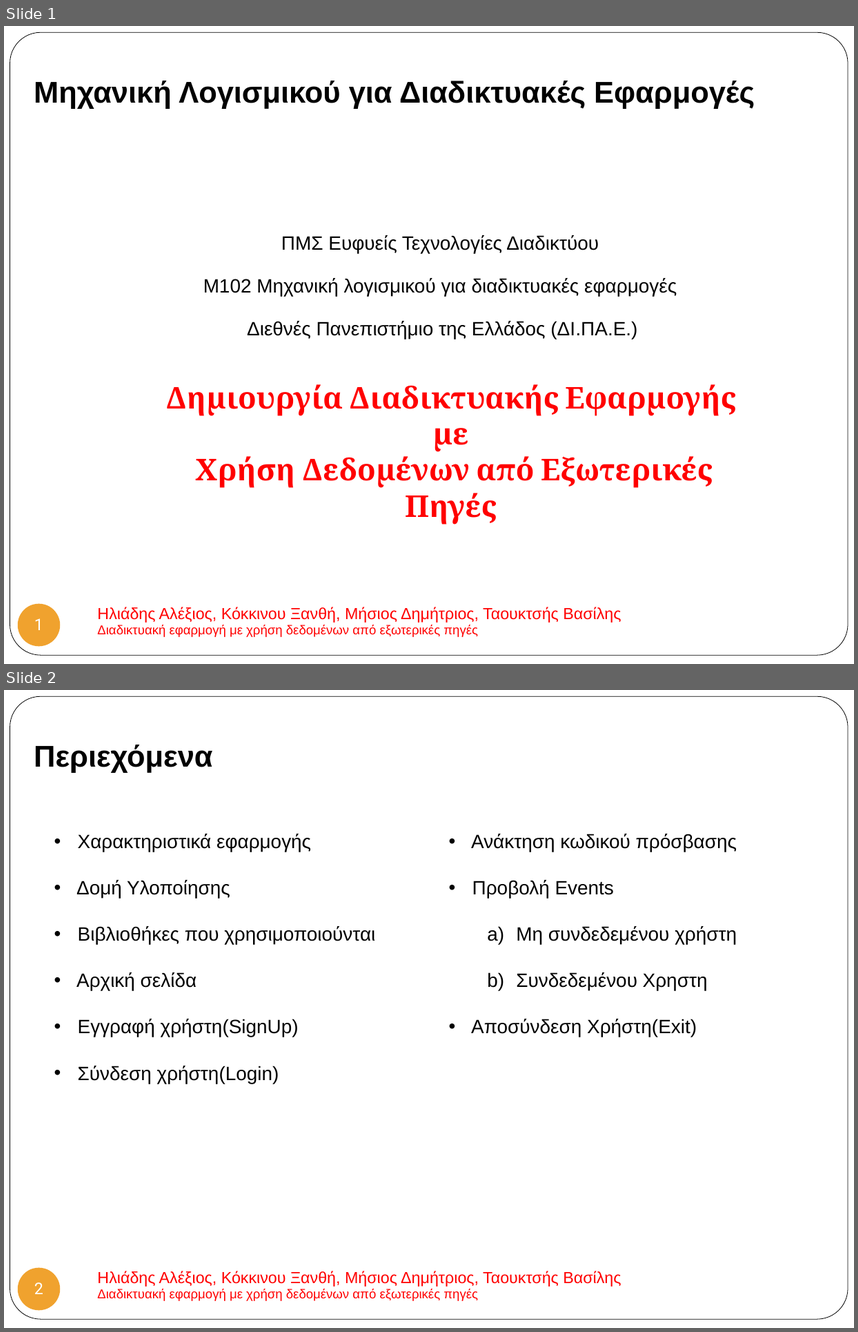
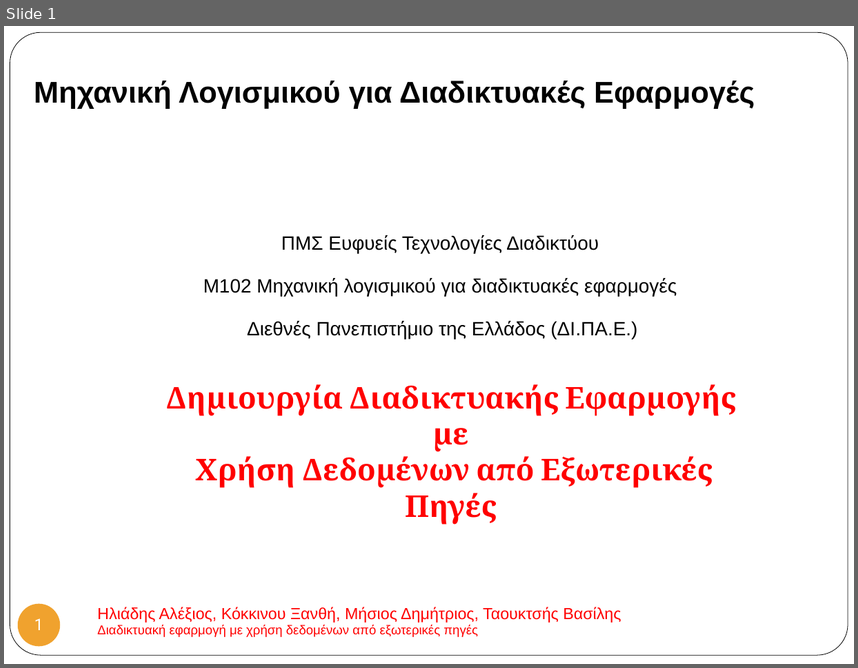
Before and after one commit to iee-ihu-gr-coursem102/WebEng20_group9_CSearch, a slide deck: Παρουσίαση Group9-Csearch.pptx. Shown one above the other, each under a label of ours: slides 1 and 2 before the commit, slide 1 after it. The pictures are 858x1332 and 858x668 pixels, drawn with LibreOffice and Linux fonts; fonts in the diff are those of the drawing. Boxes give left, top, right and bottom in pixels: in the first picture for what was removed or moved away, otherwise in the second. Text is boxed around its words. In the diff, an @@ line names an element or a change of style, - is before the commit and + after.

Commit message:
Αλλαγες

```diff
--- a/Παρουσίαση Group9-Csearch.pptx
+++ b/Παρουσίαση Group9-Csearch.pptx
@@ slide 2 removed at [4, 690, 854, 1328], background #FFFFFF; not listed: 1 template element that a slide beside it also shows @@
@@ text removed at [34, 745, 212, 773] @@
-Περιεχόμενα
@@ text removed at [76, 834, 375, 1083] @@
-• Χαρακτηριστικά εφαρμογής
-• Δομή Υλοποίησης
-• Βιβλιοθήκες που χρησιμοποιούνται
-• Αρχική σελίδα
-• Εγγραφή χρήστη(SignUp)
-• Σύνδεση χρήστη(Login)
@@ text removed at [471, 834, 737, 1037] @@
-• Ανάκτηση κωδικού πρόσβασης
-• Προβολή Events
-  a) Μη συνδεδεμένου χρήστη
-  b) Συνδεδεμένου Χρηστη
-• Αποσύνδεση Χρήστη(Exit)
@@ page number removed at [18, 1268, 61, 1310] @@
-2
@@ text removed at [97, 1270, 621, 1301] @@
-Ηλιάδης Αλέξιος, Κόκκινου Ξανθή, Μήσιος Δημήτριος, Ταουκτσής Βασίλης
-Διαδικτυακή εφαρμογή με χρήση δεδομένων από εξωτερικές πηγές
```
